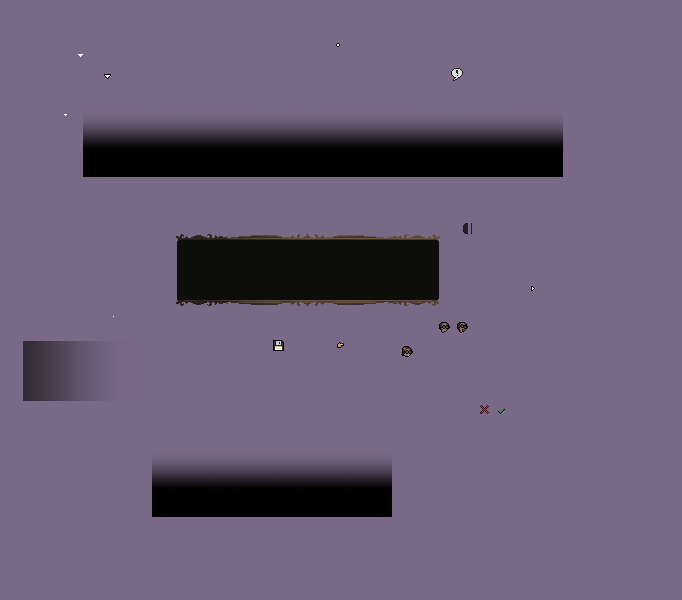
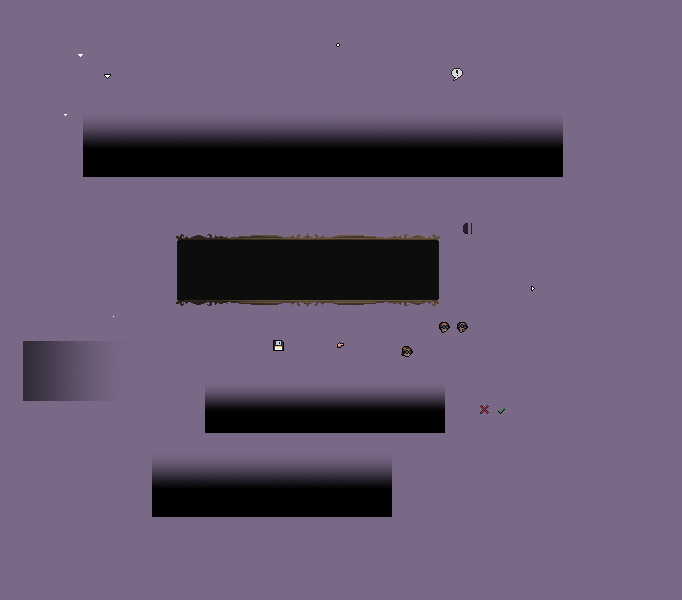
Layer changes from the first 682×600 image to the second:
added layer "DialogBlockContainer.png" in group "Credits" over [205, 383, 445, 433]
